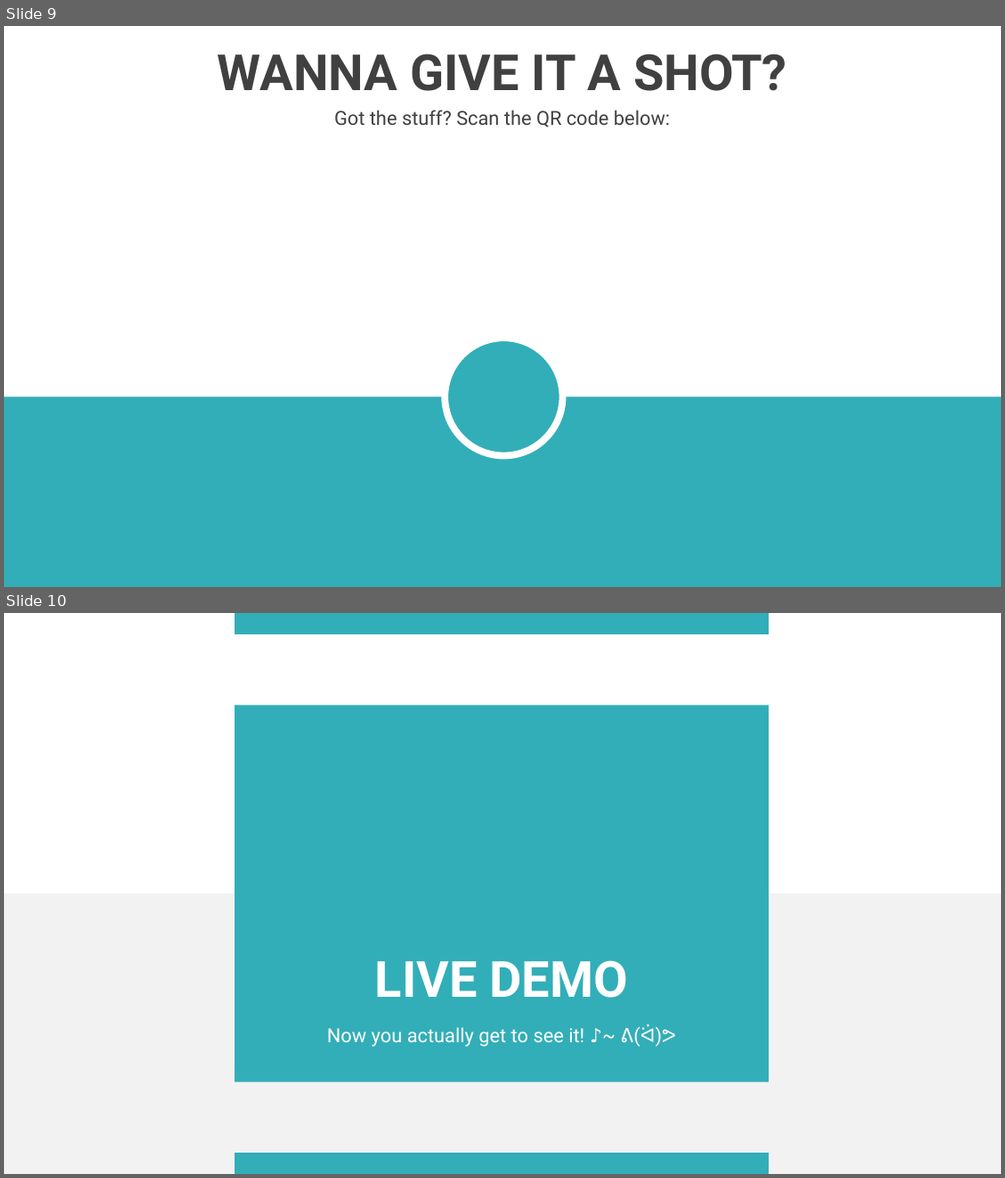
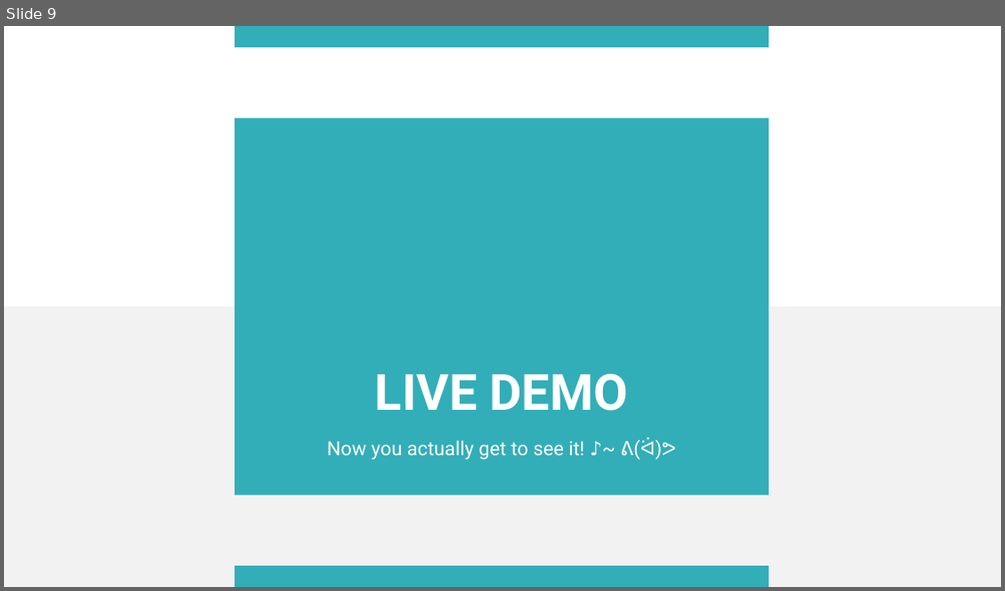
Before and after one commit to TheRandomTroll/Hack30xTUESProject, a slide deck: HackManVR.pptx. Shown one above the other, each under a label of ours: slides 9 and 10 before the commit, slide 9 after it. The pictures are 1005x1178 and 1005x591 pixels, drawn with LibreOffice and Linux fonts; fonts in the diff are those of the drawing; background and template pictures are left out. Boxes give left, top, right and bottom in pixels: in the first picture for what was removed or moved away, otherwise in the second. Text is boxed around its words. In the diff, an @@ line names an element or a change of style, - is before the commit and + after.

Commit message:
Changed presentation

```diff
--- a/HackManVR.pptx
+++ b/HackManVR.pptx
@@ slide 9 removed at [4, 26, 1001, 587], background #FFFFFF @@
@@ text removed at [218, 54, 787, 91] @@
-WANNA GIVE IT A SHOT?
@@ text removed at [334, 110, 670, 127] @@
-Got the stuff? Scan the QR code below:
@@ ellipse removed at [445, 338, 562, 456] @@
@@ rectangle removed at [4, 397, 1001, 587] @@
@@ what was slide 10 is now slide 9 @@
```
